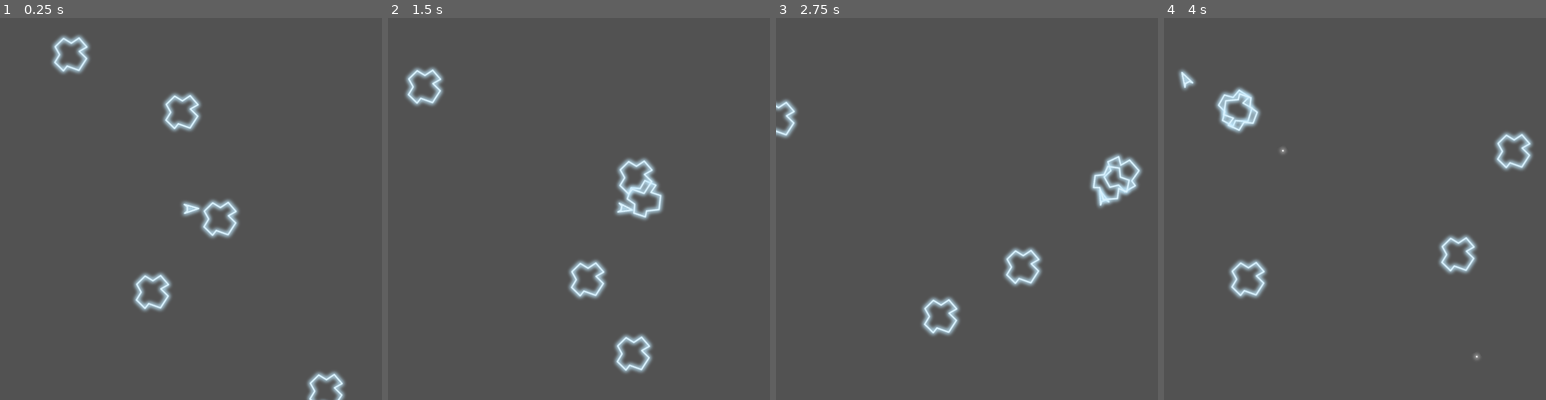
Above: before the commit, frames 1-4 (left to right).
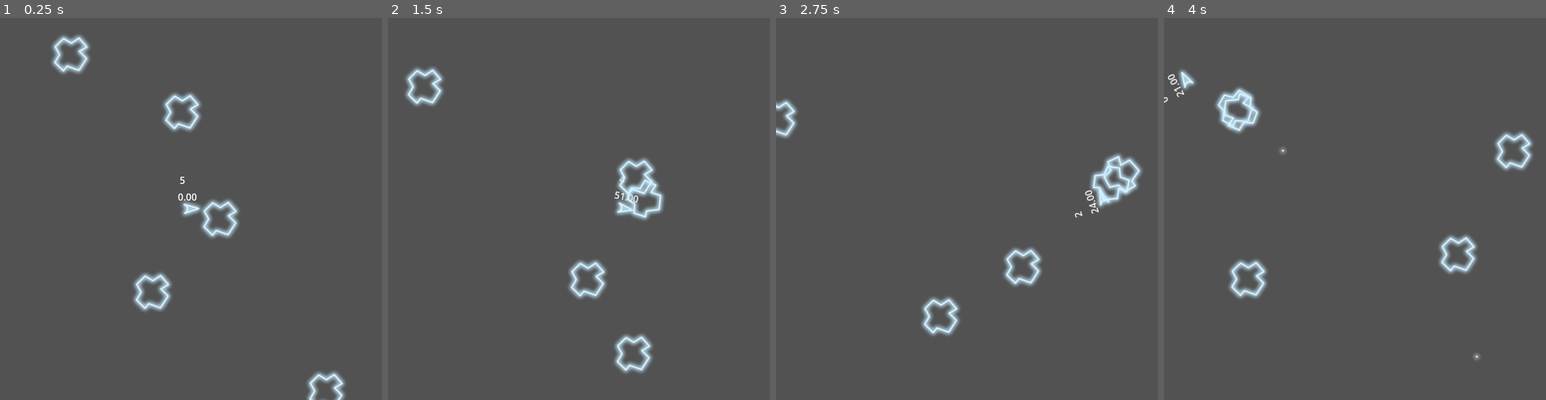
Above: after the commit, the same moments.

Repository: davidward462/asteroids
Game: Godot game, scene res://scenes/main.tscn
Same seed, same stepped clock (60 frames per second), same inputs: the game is played once before the commit and once after it.
Inputs:
- Up to frame 1 (0.25 s): no input
- Up to frame 2 (1.5 s): hold W (accelerate) 0.53-1.28 s; tap Space (shoot) at 0.6 s; tap D (rotate_clockwise) at 1.35 s
- Up to frame 3 (2.75 s): tap Space (shoot) at 1.55, 2.3 s; hold W (accelerate) from 2.03 s (still down); hold A (rotate_counterclockwise) from 2.03 s (still down)
- Up to frame 4 (4 s): release A (rotate_counterclockwise) at 2.78 s; tap Space (shoot) at 2.85, 3.6 s; release W (accelerate) at 3.53 s

The runs differ from the first frame. In frame 1, less than 0.1% of the frame differs, in the area x 46-52%, y 41-48%; in frame 2, less than 0.1%; in frame 3, less than 0.1%, in the area x 78-85%, y 45-53%; in frame 4, less than 0.1%.

Commit message:
add ammo regeneration system to player

Diff:
--- a/scripts/player.gd
+++ b/scripts/player.gd
@@ -2,6 +2,10 @@
 
 # For shooting
 @export var Bullet : PackedScene
+var max_ammo = 5
+var ammo = max_ammo
+var regen = 0
+var max_regen = 60
 
 # for testing
 @onready var velocity_label: Label = $VelocityLabel
@@ -26,21 +30,38 @@
 		rotation -= rotation_speed * delta
 
 func shoot():
+	ammo -= 1
+	regen = 0
 	var b = Bullet.instantiate()
 	get_tree().get_root().add_child(b)
 	b.transform = $GunPosition.global_transform
 
 func _process(delta: float) -> void:
+	# what does this do? Why is it not in _physics_process()?
 	var v_x = velocity.x
 	var v_y = velocity.y
 
 	# TODO: remove these when no longer needed.
 	#velocity_label.text = "(%.1f, %.1f)" % [v_x, v_y]
-	#rotation_label.text = "%.2f" % rotation
+	rotation_label.text = "%.2f" % regen
+	velocity_label.text = "%d" % ammo
+
+	if ammo < 5:
+		# if we have less than max ammo
+		if regen < max_regen:
+			# if the regeneration value is under the max, add to it.
+			regen += delta * 60
+
+	if regen >= max_regen:
+		# if we reach the max regeneration value, add ammo and reset.
+		ammo += 1
+		regen = 0
 
 	# Shoot
 	if Input.is_action_just_pressed("shoot"):
-		shoot()
+		print(regen)
+		if ammo > 0:
+			shoot()
 
 func _physics_process(delta: float) -> void:
 	pass # Replace with function body.
